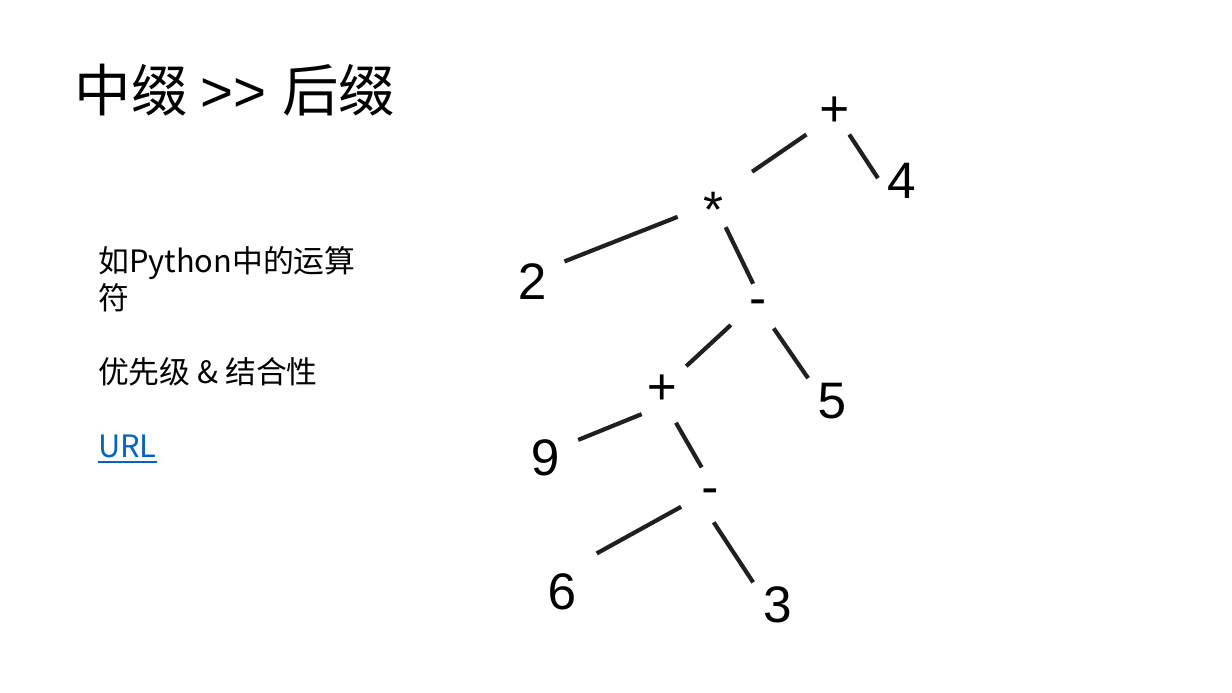
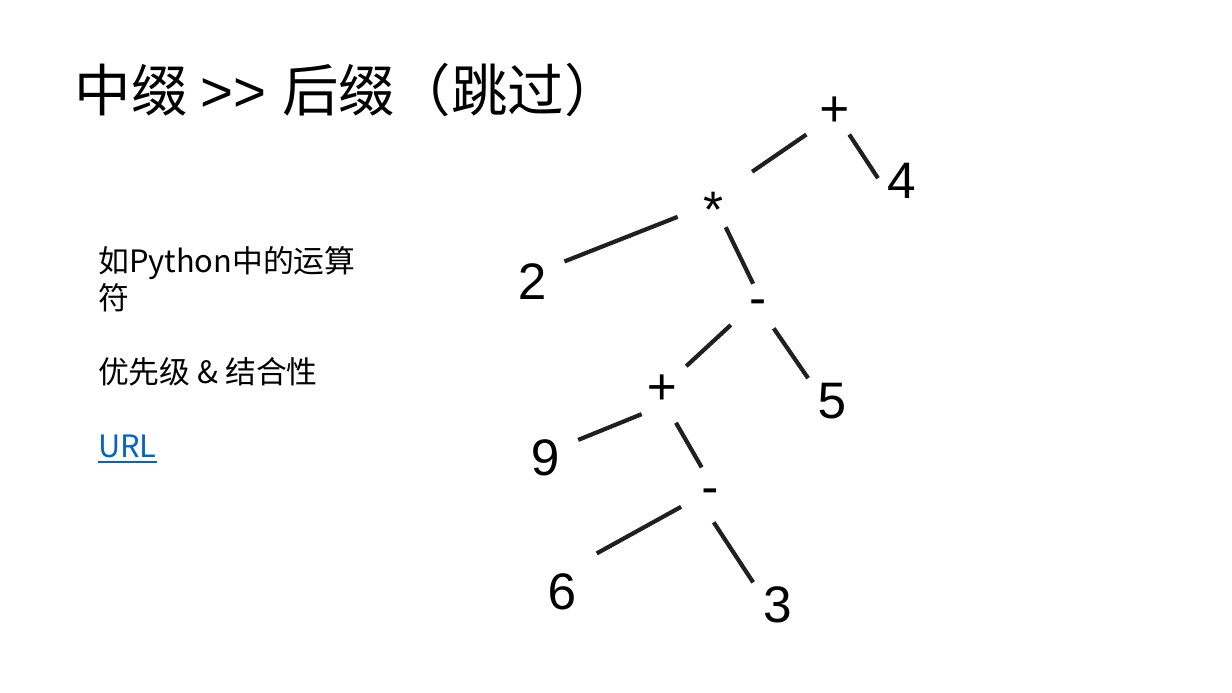
Before and after one commit to lezhang-thu/data-structure, a slide deck: slide 10 of linear-list/2022秋季-数据结构-第3章-线性结构b.pptx. Drawn at 1232x693 pixels with LibreOffice and Linux fonts; fonts in the diff are those of the drawing. Boxes give left, top, right and bottom in pixels: in the first picture for what was removed or moved away, otherwise in the second. Text is boxed around its words. In the diff, an @@ line names an element or a change of style, - is before the commit and + after.

```diff
--- a/linear-list/2022秋季-数据结构-第3章-线性结构b.pptx
+++ b/linear-list/2022秋季-数据结构-第3章-线性结构b.pptx
@@ title at [75, 63, 621, 117]: text changed @@
-中缀 >> 后缀
+中缀 >> 后缀（跳过）
```
Also in this commit, not shown: 5 other slides changed, 2 other files.
